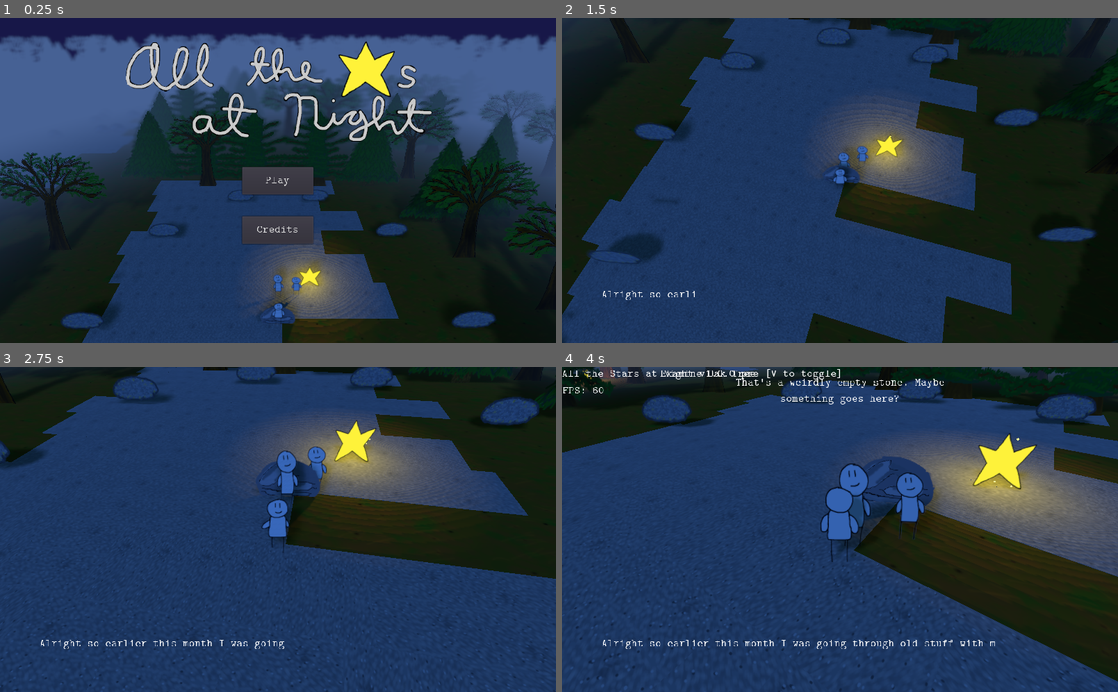
Above: before the commit, frames 1-4 (two rows, left to right).
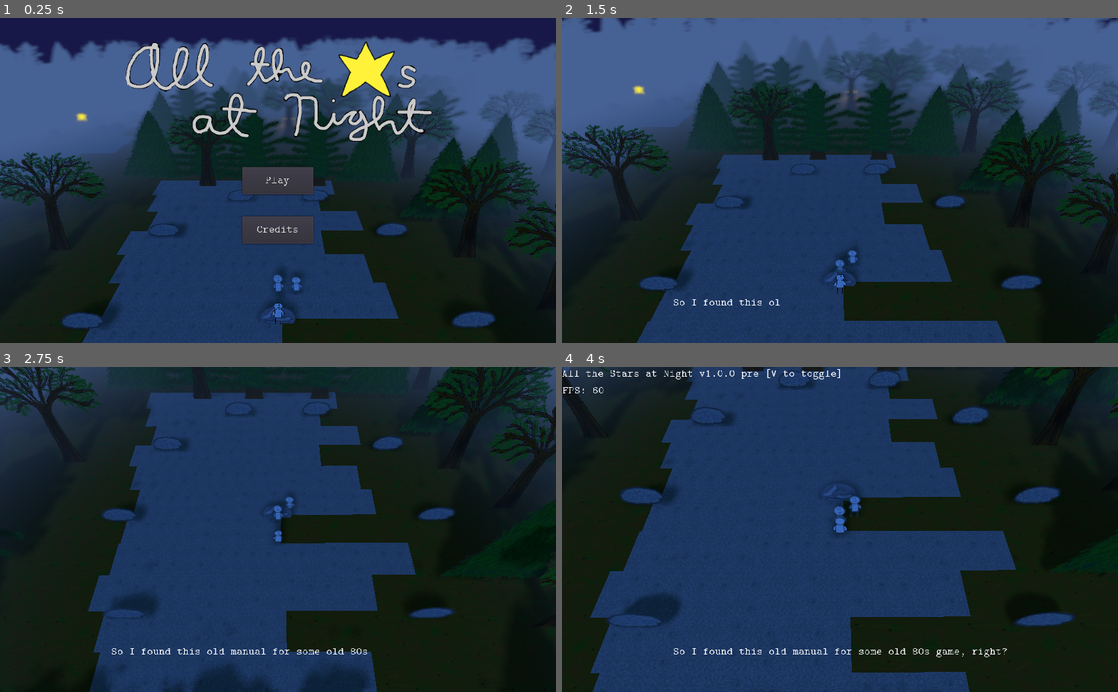
Above: after the commit, the same moments.

Repository: Schoperation/AllTheStarsAtNight
Game: Godot game, scene res://world/World.tscn
Two runs of this game, one before a commit and one after it. Both use one fixed random seed, a clock stepped at 60 frames per second and the inputs below.
Inputs (mouse positions are in pixels of both pictures, inside the frame that each line leads up to):
- Up to frame 1 (0.25 s): no input
- Up to frame 2 (1.5 s): click "Play" at 0.5 s; move the mouse to (962, 164) at 1.27 s; hold E (rotate_right) from 1.28 s (still down); tap Mouse wheel up (zoom_in) at 1.35 s; click (962, 164) at 1.42 s
- Up to frame 3 (2.75 s): move the mouse to (166, 545) at 2.02 s; release E (rotate_right) at 2.03 s; hold S (move_down) from 2.03 s (still down); click (166, 545) at 2.1 s; tap Mouse wheel up (zoom_in) at 2.3 s
- Up to frame 4 (4 s): move the mouse to (895, 458) at 2.77 s; release S (move_down) at 2.78 s; hold E (rotate_right) 2.78-3.53 s; tap V (show_version) at 2.85 s; tap Mouse wheel up (zoom_in) at 3.05, 3.6 s; move the mouse to (706, 383) at 3.52 s; hold W (move_up) from 3.53 s (still down); click (706, 383) at 3.67 s

The runs differ from the first frame. In frame 1, 5.9% of the frame differs, in the area x 0-100%, y 4-98%; in frame 2, 61%, in the area x 0-100%, y 0-100%; in frame 3, 57%; in frame 4, 47%.

Commit message:
Adjusted worldgen, first steps to adding world barrier

Diff:
--- a/player/Player.tscn
+++ b/player/Player.tscn
@@ -78,4 +78,5 @@
 alpha_cut = 2
 frames = SubResource( 2 )
 animation = "idle_front"
+frame = 1
 playing = true
--- a/player/PlayerMovement.gd
+++ b/player/PlayerMovement.gd
@@ -4,6 +4,7 @@
 var currentSpeed = 0
 var currentVel = Vector3()
 const GROUND_LEVEL = 2.35
+const THRESHOLD = 40
 
 func _ready():
 	# Prevent their y from moving
@@ -68,6 +69,14 @@
 	elif transform.origin.y < GROUND_LEVEL:
 		transform.origin = Vector3(transform.origin.x, GROUND_LEVEL, transform.origin.z)
 
+	# Are we almost out of bounds?
+	"""
+	if abs(transform.origin.x) > get_node("../").worldWidth - THRESHOLD:
+		transform.origin = Vector3(-1 * transform.origin.x - sign(transform.origin.x) * 20, transform.origin.y, transform.origin.z)
+	elif abs(transform.origin.z) > get_node("../").worldWidth - THRESHOLD:
+		transform.origin = Vector3(transform.origin.x, transform.origin.y, -1 * transform.origin.z - sign(transform.origin.x) * 20)
+	"""
+
 # When we enter the game end body
 func _on_GameEnd_body_entered(body):
 	if body == self:
--- a/ui/MapControls.gd
+++ b/ui/MapControls.gd
@@ -20,7 +20,9 @@
 	self.rotate_x(deg2rad(30))
 
 func _input(event):
-	if Input.is_action_just_released("zoom_in"):
+	if initialStepsDone != 2:
+		pass
+	elif Input.is_action_just_released("zoom_in"):
 		if t > 0:
 			t -= 0.1
 
@@ -43,7 +45,9 @@
 # For smoother rotation
 func _process(delta):
 	# To "snap" back from rotated view
-	if r > 0 and not Input.is_action_pressed("rotate_right"):
+	if initialStepsDone != 2:
+		pass
+	elif r > 0 and not Input.is_action_pressed("rotate_right"):
 		r -= 0.5 * (1 - r/10.5)
 		changeCameraPos()
 	elif r < 0 and not Input.is_action_pressed("rotate_left"):
@@ -69,6 +73,9 @@
 	if r > -0.3 and r < 0.3 and r != 0:
 		r = 0
 		changeCameraPos()
+
+	# This is for changing the fog as one gets closer to the border of the map.
+	# Default begin = 54, end = 180
 
 func changeCameraPos():
 	# Follow a parabola
--- a/world/World.tscn
+++ b/world/World.tscn
@@ -19,9 +19,12 @@
 fog_color = Color( 0.278431, 0.384314, 0.584314, 1 )
 fog_sun_color = Color( 0.517647, 0.705882, 0.92549, 1 )
 fog_depth_begin = 54.0
-fog_depth_end = 187.9
+fog_depth_end = 180.0
 fog_depth_curve = 2.0
 fog_transmit_enabled = true
+fog_height_min = 130.3
+fog_height_max = -399.2
+fog_height_curve = 2.0
 auto_exposure_scale = 4.62
 auto_exposure_min_luma = 5.45
 auto_exposure_max_luma = 8.52
--- a/world/WorldGeneration.gd
+++ b/world/WorldGeneration.gd
@@ -5,6 +5,8 @@
 var chunkArray = []
 var rng = RandomNumberGenerator.new()
 export var numStars = 10
+export var worldSize = 4
+var worldWidth = 0 # Used for fog in MapControls
 
 # Used in genWorld(size) to determine where to spawn chunks for a particular iteration
 enum GenDirec {LEFT = 0, DOWN = 1, RIGHT = 2, UP = 3}
@@ -19,8 +21,9 @@
 
 	# Gen
 	setupSpawnChunk()
-	genWorld(10)
+	genWorld(worldSize)
 	addStars(numStars)
+	self.worldWidth = 50 * worldSize
 
 	# Gotta do this on the root node of the world
 	get_tree().paused = true
@@ -37,6 +40,11 @@
 	10	1	@	5	18
 	11	2	3	4	17
 	12	13	14	15	16
+
+	Total chunks as you add layers
+	1, 9, 17, 25, 33, 41
+
+	1, 2,  3,  4,  5,  6
 
 	In order to accomplish that, we will move in a certain direction x times, twice.
 	We go to the left once,
@@ -92,6 +100,22 @@
 			3:
 				currentZ -= 100
 
+	# Outside of the main while loop. Go all the way in one more direction so we have a square world.
+	counter = 1
+	while counter < length:
+		createNewChunk(currentX, currentZ)
+		counter += 1
+
+		# Determine new X and Z values
+		match direction:
+			0:
+				currentX -= 100
+			1:
+				currentZ += 100
+			2:
+				currentX += 100
+			3:
+				currentZ -= 100
 
 func genPath(length):
 	# $ $ $
@@ -138,10 +162,11 @@
 		return chunkArray[id]
 
 func addStars(num):
-	# Generate our list of possible IDs (except last one)
+	# Generate our list of possible IDs
 	var possibleIds = []
-	for i in range(chunkArray.size() - 1):
+	for i in range(chunkArray.size()):
 		possibleIds.append(i)
+	print(possibleIds.size())
 
 	# Now, for the ids we'll spawn stars in
 	var ids = []
Not shown, changed: dialogue/intro.txt
